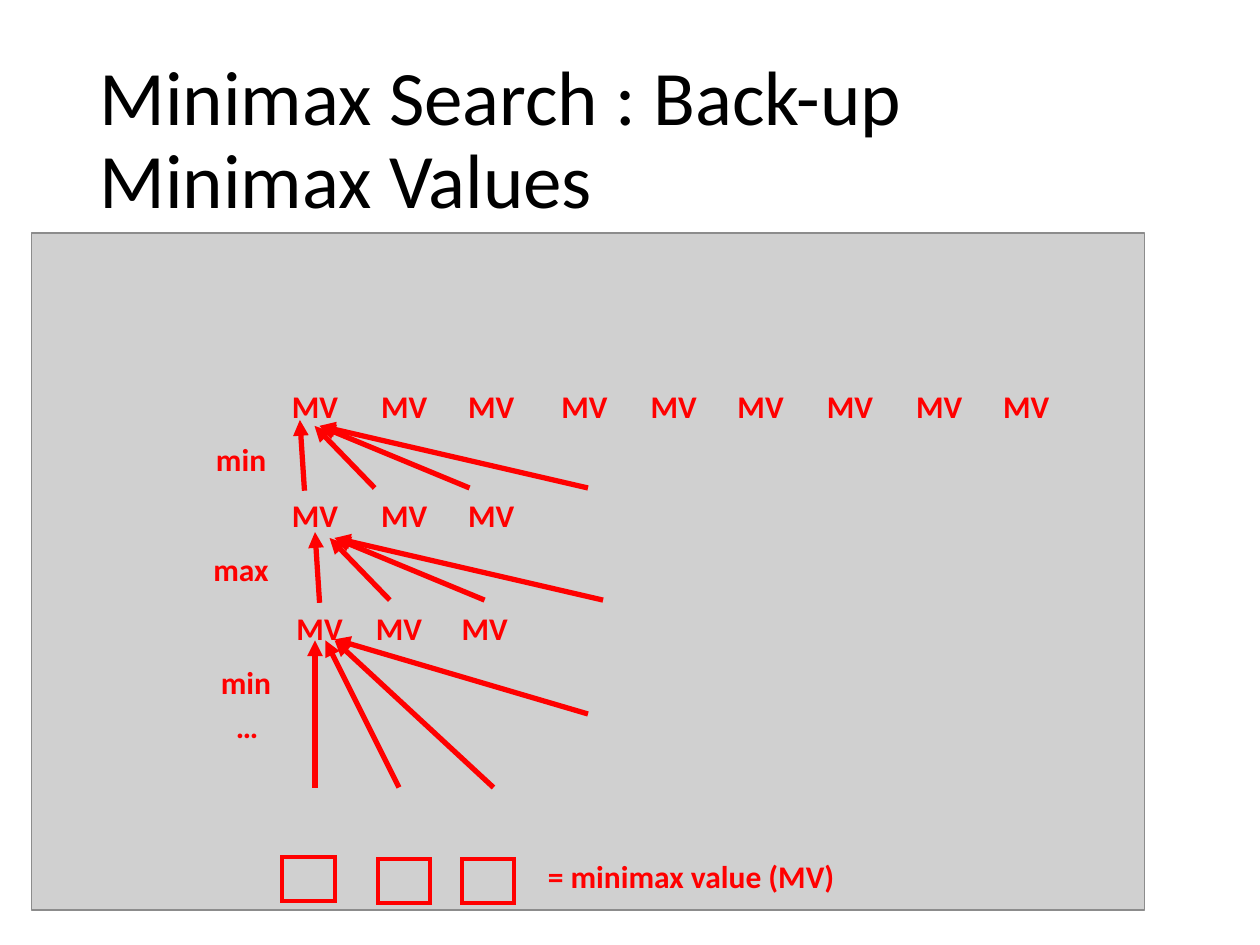
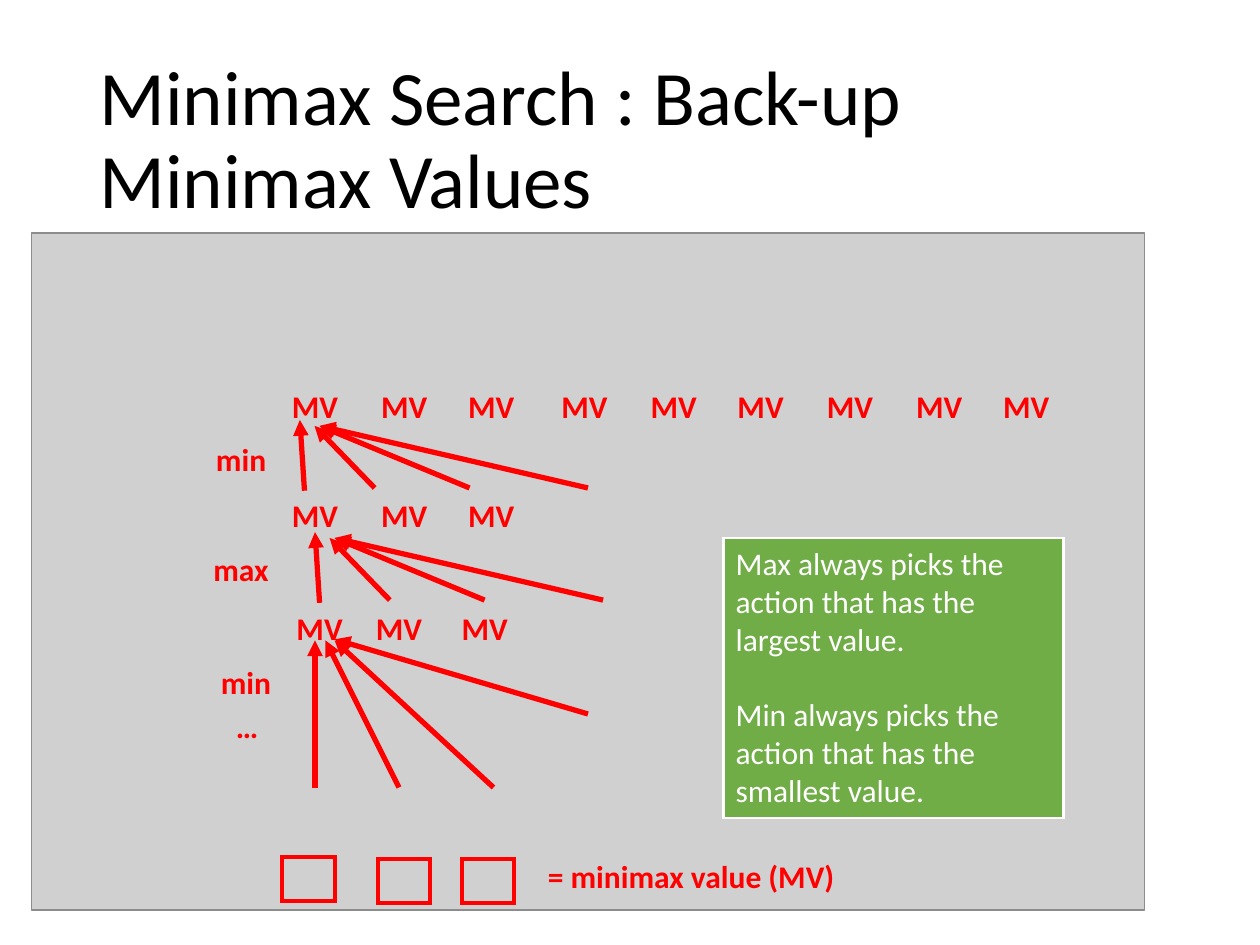
Before and after one commit to mhahsler/CS7320-AI, a slide deck: slide 16 of slides/05_games.pptx. Drawn at 1260x945 pixels with LibreOffice and Linux fonts; fonts in the diff are those of the drawing; grey boxes stand for pictures. Boxes give left, top, right and bottom in pixels: in the first picture for what was removed or moved away, otherwise in the second. Text is boxed around its words. In the diff, an @@ line names an element or a change of style, - is before the commit and + after.

```diff
--- a/slides/05_games.pptx
+++ b/slides/05_games.pptx
@@ rectangle added at [723, 538, 1063, 818], fill #70AD47, outline #FFFFFF 1.5 pt, 18 pt, text #FFFFFF @@
+Max always picks the action that has the largest value.
+Min always picks the action that has the smallest value.
```
Also in this commit, not shown: 15 other slides changed, 2 slides added, 1 other file.
